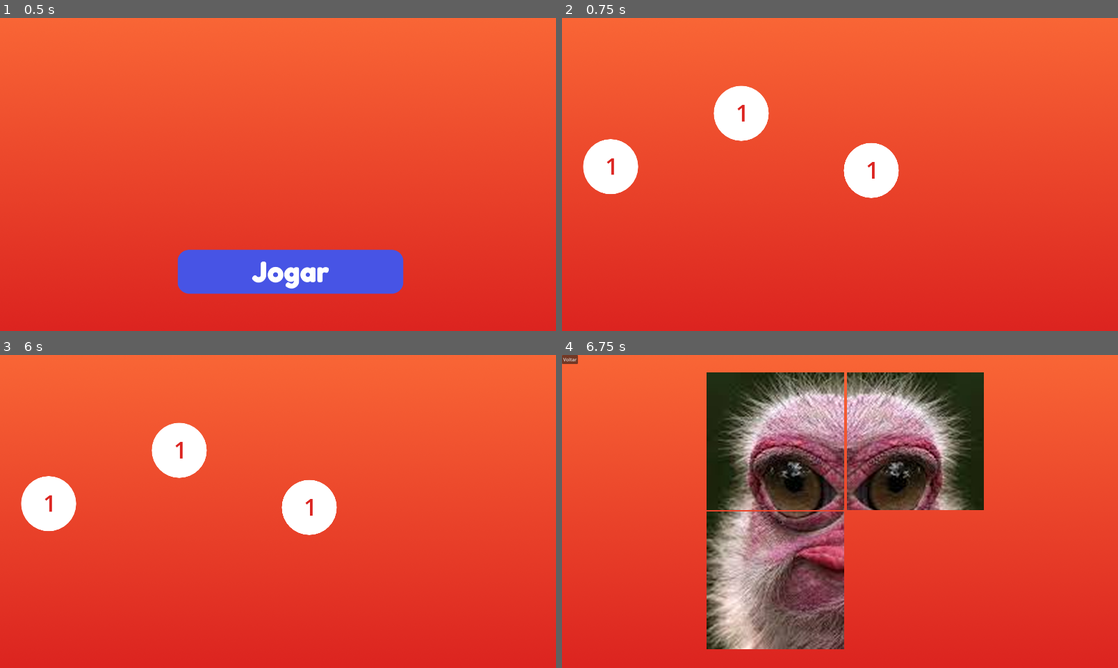
Above: before the commit, frames 1-4 (two rows, left to right).
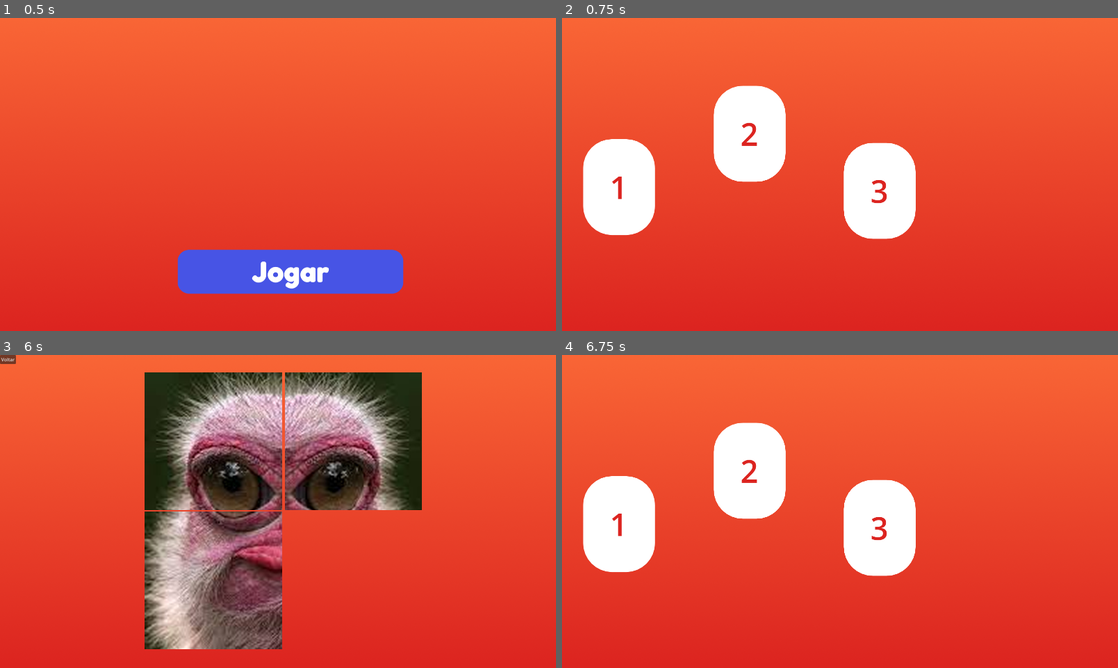
Above: after the commit, the same moments.

Repository: libumdsgn/quebra-cabecas
Game: Godot game, scene res://scenes/Main.tscn
Two runs of this game, one before a commit and one after it. Both use one fixed random seed, a clock stepped at 60 frames per second and the inputs below.
Inputs (mouse positions are in pixels of both pictures, inside the frame that each line leads up to):
- Up to frame 1 (0.5 s): no input
- Up to frame 2 (0.75 s): click (851, 271) at 0.5 s
- Up to frame 3 (6 s): click "1" at 1.25 s; click (211, 442) at 2 s; click (355, 442) at 2.75 s; click (211, 580) at 3.5 s; click (355, 442) at 4.25 s; click "Voltar" at 5 s; click (189, 470) at 5.75 s, where only the run after the commit has a clickable "2"
- Up to frame 4 (6.75 s): click "1" (after the commit: "Voltar") at 6.5 s

Frame 1 is identical in both runs. In frame 2, 7.0% of the frame differs, in the area x 3-64%, y 21-71%; in frame 3, 35%; in frame 4, 39%, in the area x 0-76%, y 0-94%.

Commit message:
Botoes chamam-se individualmente

Diff:
--- a/scenes/BotaoNivel.tscn
+++ b/scenes/BotaoNivel.tscn
@@ -1,11 +1,12 @@
-[gd_scene load_steps=3 format=3 uid="uid://devjft14b0xg2"]
+[gd_scene load_steps=4 format=3 uid="uid://devjft14b0xg2"]
 
-[ext_resource type="StyleBox" uid="uid://bf0m70wqpgy3v" path="res://assets/textures/LevelButton_PlaceHolder.tres" id="2_emfp6"]
+[ext_resource type="Script" uid="uid://dybhmr36ynh8y" path="res://scripts/ButtonLevel.gd" id="2_d5ugh"]
+[ext_resource type="StyleBox" uid="uid://bf0m70wqpgy3v" path="res://assets/textures/LevelButton.tres" id="2_emfp6"]
 
 [sub_resource type="Theme" id="Theme_emfp6"]
 
-[node name="BotaoNivel" type="Control"]
-layout_mode = 3
+[node name="BotaoNivel" type="Button"]
+anchors_preset = -1
 anchor_right = 0.09900001
 anchor_bottom = 0.17600001
 offset_right = -0.08001709
@@ -15,20 +16,8 @@
 size_flags_horizontal = 3
 size_flags_vertical = 3
 theme = SubResource("Theme_emfp6")
-
-[node name="Panel" type="Panel" parent="."]
-layout_mode = 0
-offset_right = 190.0
-offset_bottom = 190.0
-theme_override_styles/panel = ExtResource("2_emfp6")
-
-[node name="Button" type="Button" parent="Panel"]
-layout_mode = 0
-offset_left = 70.0
-offset_top = 33.0
-offset_right = 129.0
-offset_bottom = 151.0
 theme_override_colors/font_color = Color(0.8627451, 0.14117648, 0.1254902, 1)
-theme_override_font_sizes/font_size = 80
+theme_override_font_sizes/font_size = 108
+theme_override_styles/normal = ExtResource("2_emfp6")
 text = "1"
-flat = true
+script = ExtResource("2_d5ugh")
--- a/scenes/Niveis.tscn
+++ b/scenes/Niveis.tscn
@@ -19,24 +19,27 @@
 layout_mode = 0
 offset_right = 1920.0
 offset_bottom = 1080.0
+mouse_filter = 2
 
 [node name="BotaoNivel" parent="." instance=ExtResource("1_gdal1")]
 layout_mode = 1
 offset_left = 73.0
 offset_top = 418.0
-offset_right = 73.303955
-offset_bottom = 418.29596
+offset_right = 131.04001
+offset_bottom = 558.96
 
 [node name="BotaoNivel2" parent="." instance=ExtResource("1_gdal1")]
 layout_mode = 1
 offset_left = 524.0
 offset_top = 234.0
-offset_right = 524.30396
-offset_bottom = 234.29596
+offset_right = 582.04
+offset_bottom = 374.96002
+text = "2"
 
 [node name="BotaoNivel3" parent="." instance=ExtResource("1_gdal1")]
 layout_mode = 1
 offset_left = 973.0
 offset_top = 431.0
-offset_right = 973.30396
-offset_bottom = 431.29596
+offset_right = 1031.04
+offset_bottom = 571.96
+text = "3"
--- /dev/null
+++ b/scripts/ButtonLevel.gd
@@ -0,0 +1,10 @@
+extends Button
+
+signal clicked(Button)
+
+func _ready():
+	self.pressed.connect(_on_pressed)
+
+func _on_pressed():
+	emit_signal("clicked", self)
+	print("I was pressed: ", self)
--- a/scripts/Niveis.gd
+++ b/scripts/Niveis.gd
@@ -6,7 +6,17 @@
 	main_ref = main
 
 func _ready():
-	($BotaoNivel/Panel/Button).pressed.connect(_on_jogar_pressed)
+	_conecta_botoes_de_nveis()
 
-func _on_jogar_pressed():
+func _conecta_botoes_de_nveis():
+	for child in get_children():
+		if child is Button and "BotaoNivel" in child.name:
+			child.clicked.connect(_on_botao_nivel_clicado)
+			print("Conectando Botão: ", child)
+		else:
+			push_warning("Não conectado: ", child)
+
+func _on_botao_nivel_clicado(botao):
+	# aqui você sabe qual botão foi clicado
+	print("Botão clicado:", botao.name)
 	main_ref.trocar_para("res://scenes/componentes/Board.tscn")
Renamed: assets/textures/LevelButton_PlaceHolder.tres -> assets/textures/LevelButton.tres
Not shown, added: scripts/ButtonLevel.gd.uid
